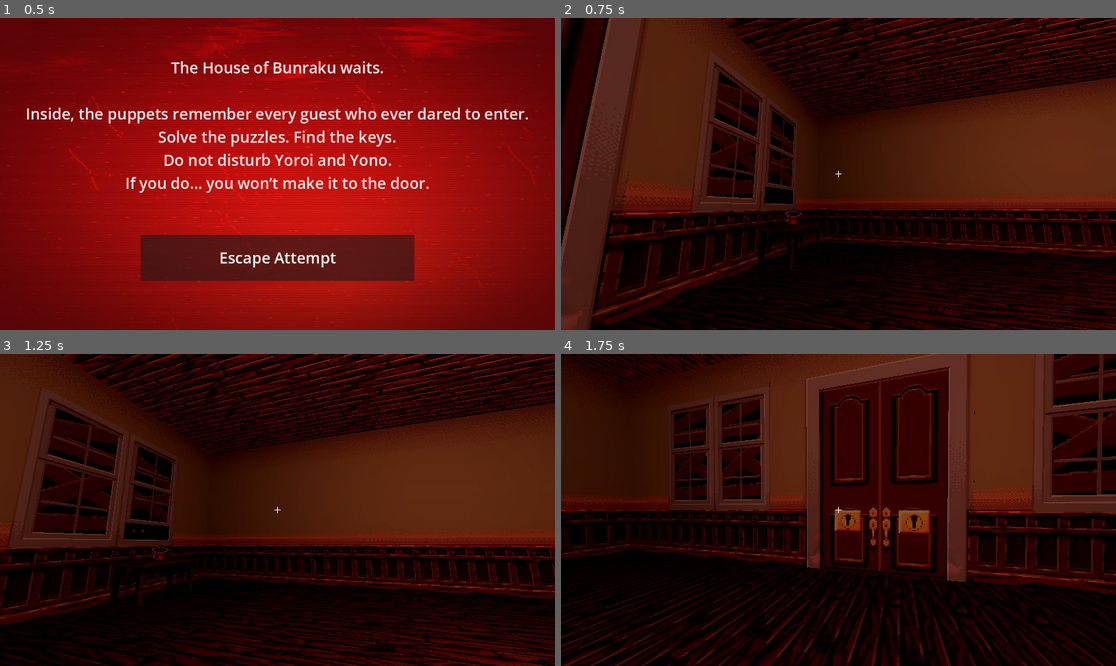
Above: before the commit, frames 1-4 (two rows, left to right).
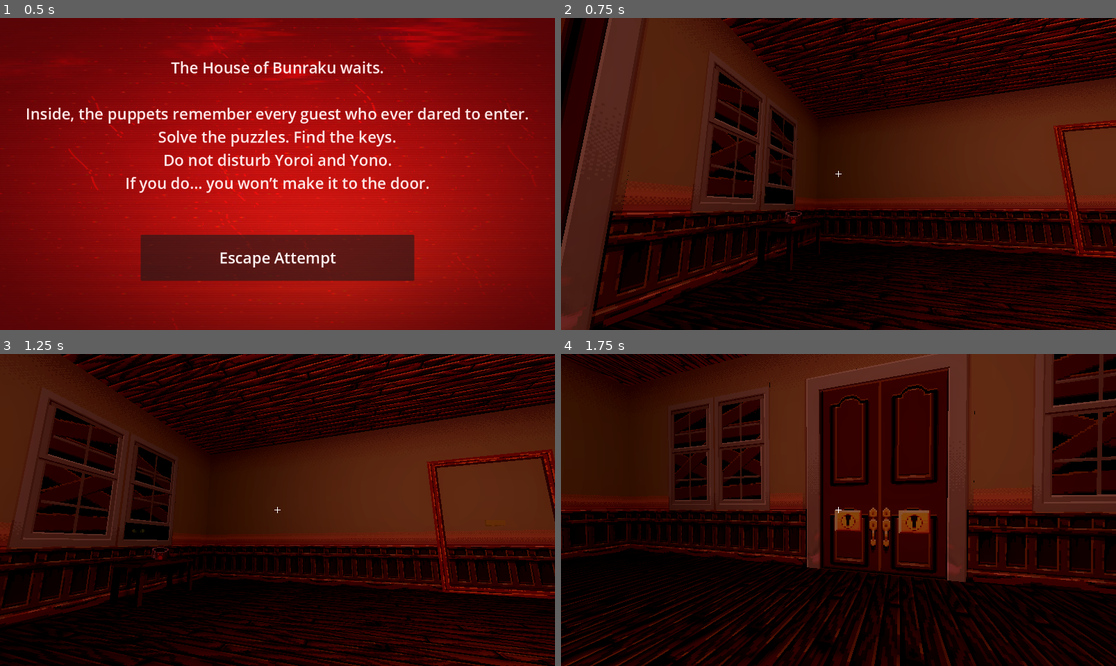
Above: after the commit, the same moments.

Repository: RianShinozaki/MansionOfBunraku
Game: Godot game, scene res://Maps/Menu/StartScreen.tscn
Two runs of this game, one before a commit and one after it. Both use one fixed random seed, a clock stepped at 60 frames per second and the inputs below. Sound files missing from this copy of the repository are replaced by a short silence.
Inputs (mouse positions are in pixels of both pictures, inside the frame that each line leads up to):
- Up to frame 1 (0.5 s): no input
- Up to frame 2 (0.75 s): tap Enter at 0.5 s; move the mouse to (960, 158) at 0.52 s; hold D (Right) from 0.53 s (still down); tap Q at 0.6 s; click (960, 158) at 0.67 s
- Up to frame 3 (1.25 s): keep holding D (Right)
- Up to frame 4 (1.75 s): move the mouse to (810, 510) at 1.27 s; release D (Right) at 1.28 s; hold W (Forward) from 1.28 s (still down); tap Enter at 1.35 s

Frame 1 is identical in both runs. In frame 2, 1.0% of the frame differs, in the area x 88-100%, y 32-78%; in frame 3, 1.8%, in the area x 76-100%, y 30-79%; in frame 4, nothing differs.

Commit message:
Added house entrance model

Diff:
--- a/Maps/Game.tscn
+++ b/Maps/Game.tscn
@@ -19,6 +19,7 @@
 [ext_resource type="Script" uid="uid://d3wsmxfnjpl2l" path="res://Scripts/Interactables/catbowl.gd" id="15_di1da"]
 [ext_resource type="Script" uid="uid://btoioc0dqqkf8" path="res://Scripts/Environment/cat_eyes.gd" id="16_baccv"]
 [ext_resource type="AudioStream" uid="uid://c0220h410mqn8" path="res://Audio/cat_meow.mp3" id="17_di1da"]
+[ext_resource type="PackedScene" uid="uid://op3aswxq5xh6" path="res://Objects/Interactables/painting.tscn" id="20_6uyic"]
 [ext_resource type="PackedScene" uid="uid://pownsbape1t" path="res://Objects/Interactables/front_doors.tscn" id="20_66c1n"]
 [ext_resource type="PackedScene" uid="uid://bmea2njewrpcl" path="res://Objects/Entities/yoroi.tscn" id="21_di1da"]
 [ext_resource type="Script" uid="uid://fvc31ay06foq" path="res://Scripts/Entities/Bunraku/bunraku_managers.gd" id="21_kgyru"]
@@ -256,4 +257,7 @@
 [node name="CombinationLock" parent="." instance=ExtResource("27_6uyic")]
 transform = Transform3D(-4.371139e-08, -1, 0, 1, -4.371139e-08, 0, 0, 0, 1, 1.9275664, -0.034802496, 1.0443602)
 
+[node name="Painting" parent="." instance=ExtResource("20_6uyic")]
+transform = Transform3D(1, 0, 0, 0, 1, 0, 0, 0, 1, -0.6777965, 0.20019233, -1.3007512)
+
 [editable path="Environment/Objects/Cupboards/Fridge4"]
--- a/Objects/Interactables/painting.tscn
+++ b/Objects/Interactables/painting.tscn
@@ -8,8 +8,8 @@
 [ext_resource type="Texture2D" uid="uid://2t5s3fd4aplp" path="res://Art Assets/plaque_h.png" id="6_plaque_h"]
 [ext_resource type="Texture2D" uid="uid://ce0pvxvh3tnsd" path="res://Art Assets/plaque_num_78.png" id="7_plaque_num"]
 [ext_resource type="Texture2D" uid="uid://cq63ra3g44f76" path="res://Art Assets/plaque_num_78_blur.png" id="8_4aw0o"]
-[ext_resource type="AudioStream" uid="uid://c0o7eml7ijkds" path="res://Audio Pack/fridge_open.mp3" id="9_open_sfx"]
-[ext_resource type="AudioStream" uid="uid://bept4o82vr8bw" path="res://Audio Pack/fridge_close.mp3" id="10_close_sfx"]
+[ext_resource type="AudioStream" uid="uid://c0o7eml7ijkds" path="res://Audio/fridge_open.mp3" id="9_open_sfx"]
+[ext_resource type="AudioStream" uid="uid://bept4o82vr8bw" path="res://Audio/fridge_close.mp3" id="10_close_sfx"]
 
 [sub_resource type="StandardMaterial3D" id="StandardMaterial3D_artwork"]
 transparency = 2
@@ -85,7 +85,6 @@
 [node name="ArtworkSprite" type="Sprite3D" parent="VisualPivot"]
 transform = Transform3D(1, 0, 0, 0, 1, 0, 0, 0, 1, 0.25, 0, 0)
 material_override = SubResource("StandardMaterial3D_artwork")
-pixel_size = 0.005
 shaded = true
 double_sided = false
 alpha_cut = 2
@@ -94,7 +93,6 @@
 [node name="FrameSprite" type="Sprite3D" parent="VisualPivot"]
 transform = Transform3D(1, 0, 0, 0, 1, 0, 0, 0, 1, 0.25, 0, 0.002)
 material_override = SubResource("StandardMaterial3D_frame")
-pixel_size = 0.005
 shaded = true
 double_sided = false
 alpha_cut = 2
@@ -104,7 +102,6 @@
 [node name="PlaqueSprite" type="Sprite3D" parent="VisualPivot"]
 transform = Transform3D(1, 0, 0, 0, 1, 0, 0, 0, 1, 0.25, 0.66186893, 0.005)
 material_override = SubResource("StandardMaterial3D_plaque")
-pixel_size = 0.005
 shaded = true
 double_sided = false
 alpha_cut = 1
@@ -112,21 +109,19 @@
 texture = ExtResource("5_plaque")
 
 [node name="PlaqueNumbersSprite" type="Sprite3D" parent="VisualPivot"]
-transform = Transform3D(0.17, 0, 0, 0, 0.17, 0, 0, 0, 0.17, 0.2426338196, 0.3350525, 0.011)
+transform = Transform3D(0.17, 0, 0, 0, 0.17, 0, 0, 0, 0.17, 0.24263382, 0.3350525, 0.011)
 visible = false
 sorting_offset = 2.0
 material_override = SubResource("StandardMaterial3D_plaque_numbers")
-pixel_size = 0.005
 shaded = true
 double_sided = false
 alpha_cut = 1
 texture_filter = 2
 
 [node name="PlaqueNumbersSpriteBlur" type="Sprite3D" parent="VisualPivot"]
-transform = Transform3D(0.17, 0, 0, 0, 0.17, 0, 0, 0, 0.17, 0.2426338196, 0.33569336, 0.01)
+transform = Transform3D(0.17, 0, 0, 0, 0.17, 0, 0, 0, 0.17, 0.24263382, 0.33569336, 0.01)
 sorting_offset = 1.0
 material_override = SubResource("StandardMaterial3D_plaque_numbers_blur")
-pixel_size = 0.005
 shaded = true
 double_sided = false
 alpha_cut = 1
Not shown, added: Art Assets/Models/House_entrance.mtl
Not shown, added: Art Assets/Models/House_entrance.obj
Not shown, added: Art Assets/Models/House_entrance.obj.import
Not shown: 1 places in Maps/Game.tscn that only renumber resources
Not shown: 1 places in Objects/Interactables/painting.tscn that only renumber resources
Not shown, added: Source/House_entrance.crocotile
